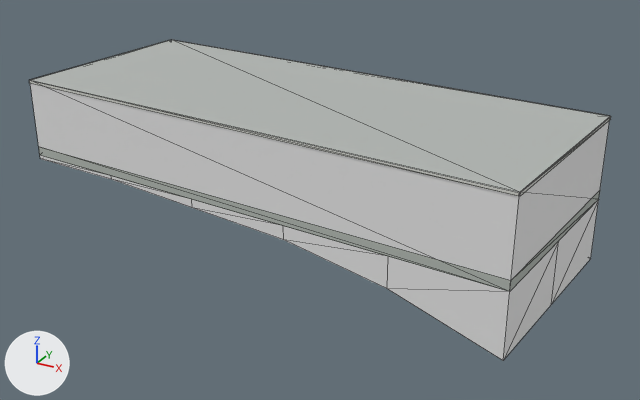
The glTF model public/models/buildings/osm-way-49379076.glb: old version first, new version second.
One viewpoint serves both versions: a 50 mm lens placed at (15.1, -26.1, 12.2), pointed at (0.8, -0.1, -0.7). The lights are fixed; the arrows at lower left show +X, +Y and +Z. The older version comes first. Mesh edges are drawn as thin lines. Where no turn or scale is listed for an object, it has been applied to the vertices. Vertices at exactly the same position are counted once.

The older version as bpy lines, for what is in view:
```python
ob_reality_49379076_near_reality_concrete_plinth = bpy.data.objects.new('reality 49379076 near reality concrete plinth', me_reality_49379076_near_reality_concrete_plinth)
ob_reality_49379076_near_reality_concrete_plinth.location = (0.0, 0.0, 0.0)
ob_reality_49379076_near_reality_flat_weathered_roof = bpy.data.objects.new('reality 49379076 near reality flat weathered roof', me_reality_49379076_near_reality_flat_weathered_roof)
ob_reality_49379076_near_reality_flat_weathered_roof.location = (0.0, 0.0, 0.0)
ob_reality_49379076_near_reality_pale_aluminum_sill = bpy.data.objects.new('reality 49379076 near reality pale aluminum sill', me_reality_49379076_near_reality_pale_aluminum_sill)
ob_reality_49379076_near_reality_pale_aluminum_sill.location = (0.0, 0.0, 0.0)
# also in view: 'building foundation 49379076' at (0.0, 0.0, -1.1); 'reality 49379076 near reality aged pale plaster' at (0.0, 0.0, 1.5)
```
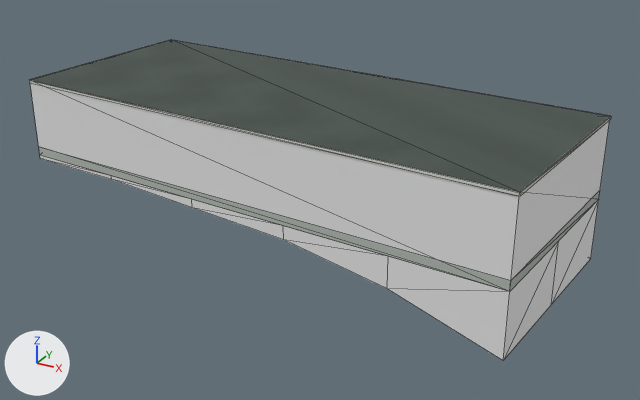
What the commit changed:
Picture 'roof-color' (img_roof_color) is new.
In material 'reality flat weathered roof' (mat_reality_flat_weathered_roof), base_color is no longer (0.451, 0.475, 0.455), grey #b3b7b4.
In material 'reality flat weathered roof' (mat_reality_flat_weathered_roof), texture is now set to img_roof_color.
me_reality_49379076_near_reality_pale_aluminum_sill is used by ob_reality_49379076_near_reality_pale_aluminum_sill; location (0.0, 0.0, 0.0).
me_reality_49379076_near_reality_pale_aluminum_sill had 16 vertices, 8 faces and spanned x -10.0..10.0, y -4.6..4.6, z 2.9..3.0.
me_reality_49379076_near_reality_pale_aluminum_sill now has 20 vertices, 16 faces and spans x -10.0..10.0, y -4.6..4.6, z 2.9..3.0.
Part 1, on me_reality_49379076_near_reality_pale_aluminum_sill:
6 faces are deleted.
4 vertices are added at (10.0, 3.0, 3.0), (9.3, -4.6, 3.0), (-9.3, 4.6, 3.0), (-10.0, -3.0, 3.0).
14 new faces join them.

Boxes (x1, y1, x2, y2) around the edits, measured in the pictures (640 x 400 px):
'reality 49379076 near reality flat weathered roof', surface changed (darker)
    both: (31, 40, 610, 192)
part 1 of me_reality_49379076_near_reality_pale_aluminum_sill, built on
    before: (31, 40, 611, 196)
    after: (30, 40, 611, 196)
